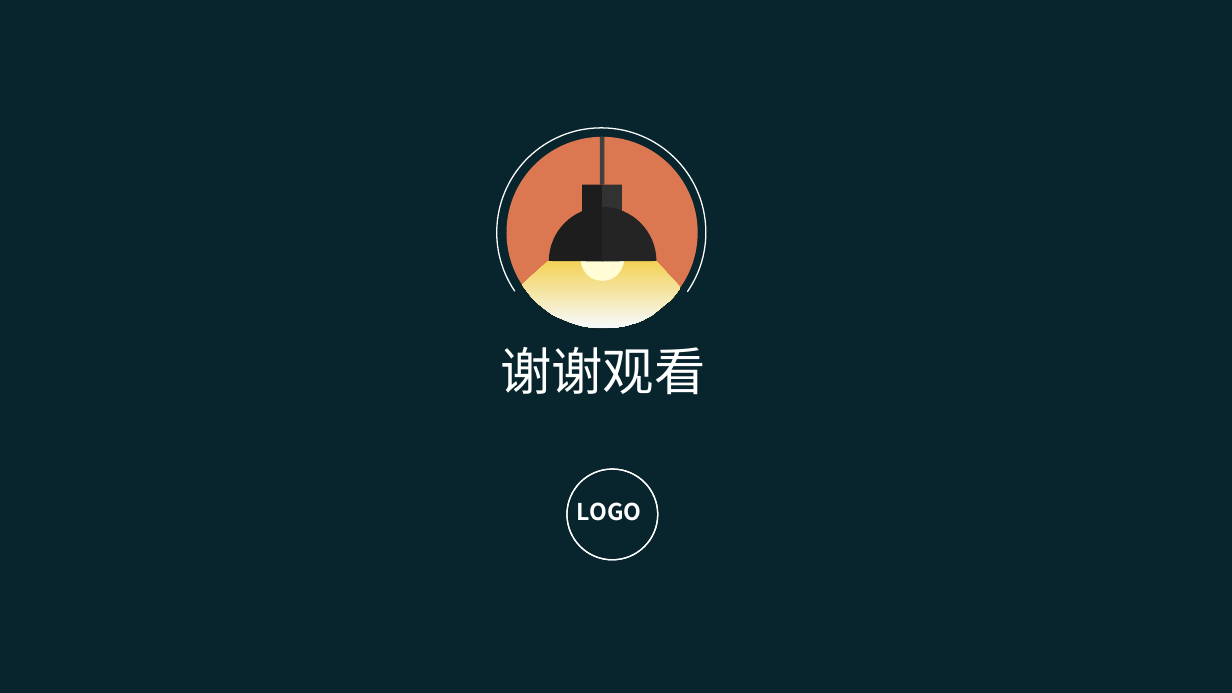
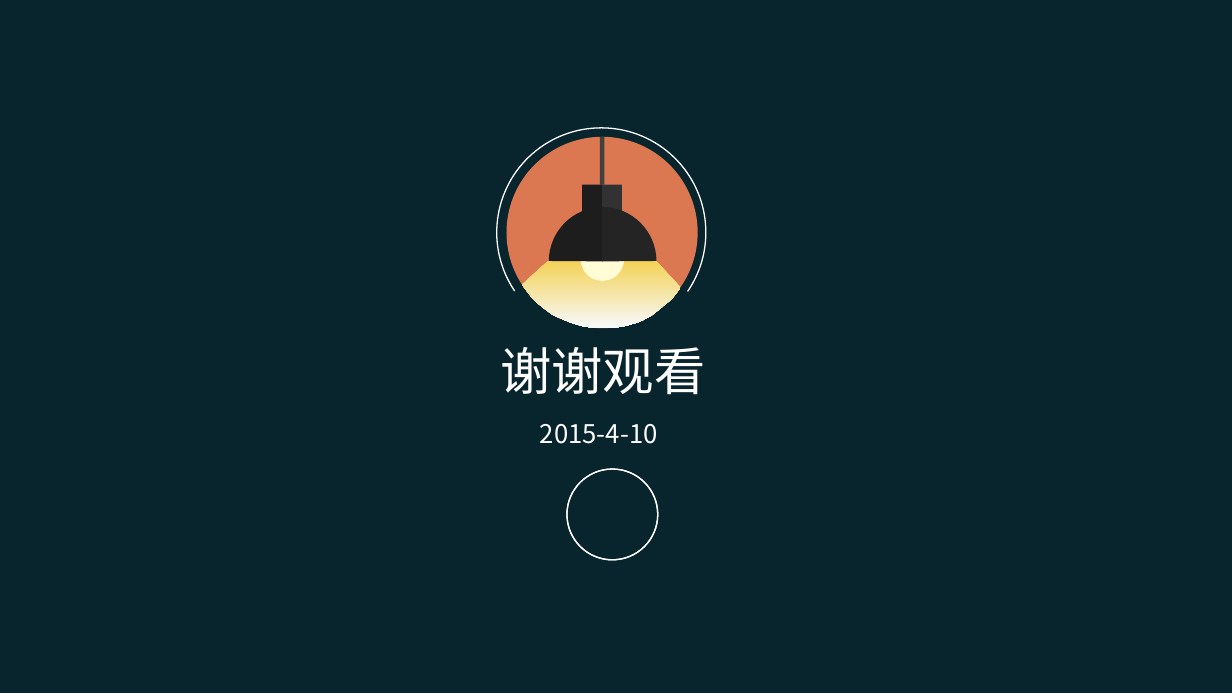
Before and after one commit to pingpangkuangmo/blog, a slide deck: slide 28 of 2015-4/SpringMVC的设计分享.ppt (slide 25 before the commit). Drawn at 1232x693 pixels with LibreOffice and Linux fonts; fonts in the diff are those of the drawing. Boxes give left, top, right and bottom in pixels: in the first picture for what was removed or moved away, otherwise in the second. Text is boxed around its words. In the diff, an @@ line names an element or a change of style, - is before the commit and + after.

```diff
--- a/2015-4/SpringMVC的设计分享.ppt
+++ b/2015-4/SpringMVC的设计分享.ppt
@@ text added at (x1=540, y1=424, x2=658, y2=444), 20 pt, text #FFFFFF @@
+2015-4-10
@@ text removed at (x1=577, y1=502, x2=642, y2=521) @@
-LOGO
```
Also in this commit, not shown: 22 other slides changed, 3 slides added.
